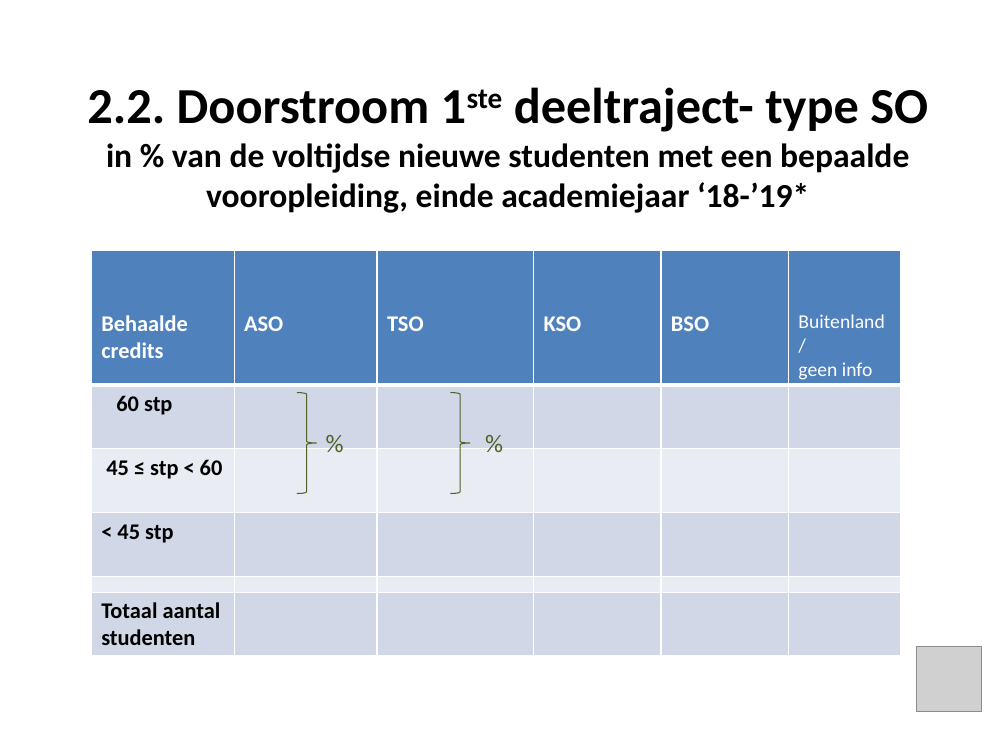
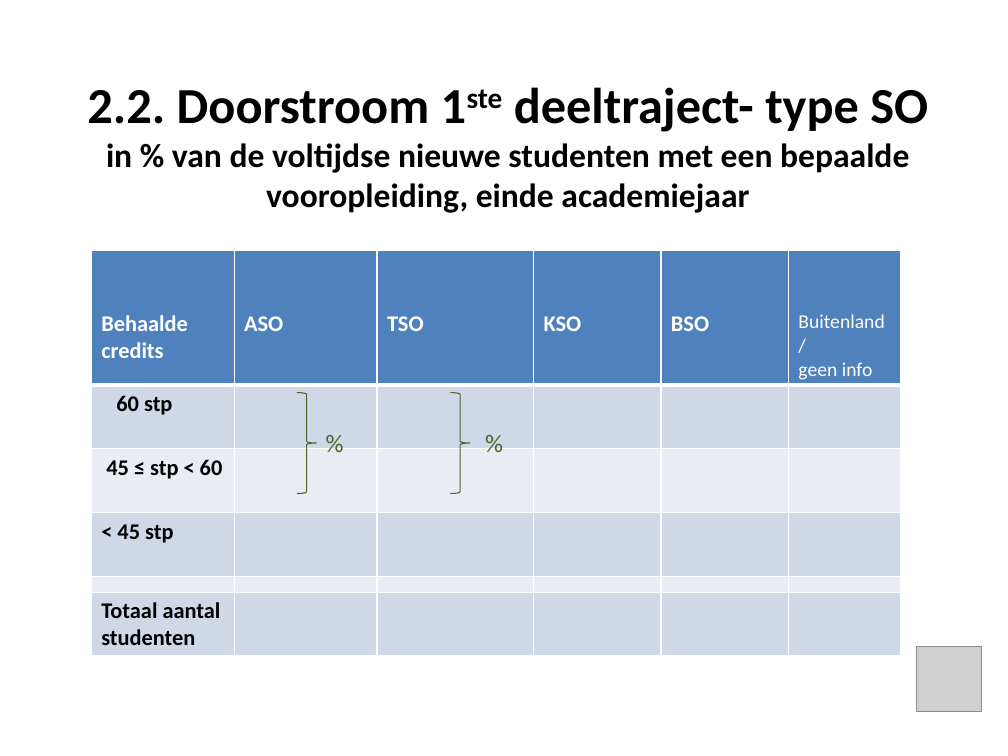
Before and after one commit to JorenSchelkens/GIP, a slide deck: slide 14 of CalculationDomain/ErasmusHogeSchool/EmptyPowerPoint.pptx. Drawn at 1008x756 pixels with LibreOffice and Linux fonts; fonts in the diff are those of the drawing; grey boxes stand for pictures. Boxes give left, top, right and bottom in pixels: in the first picture for what was removed or moved away, otherwise in the second. Text is boxed around its words. In the diff, an @@ line names an element or a change of style, - is before the commit and + after.

```diff
--- a/CalculationDomain/ErasmusHogeSchool/EmptyPowerPoint.pptx
+++ b/CalculationDomain/ErasmusHogeSchool/EmptyPowerPoint.pptx
@@ text at (106,143,909,213): text changed @@
-in % van de voltijdse nieuwe studenten met een bepaalde vooropleiding, einde academiejaar ‘18-’19*
+in % van de voltijdse nieuwe studenten met een bepaalde vooropleiding, einde academiejaar
```
Also in this commit, not shown: 2 other slides changed, 6 other files.
